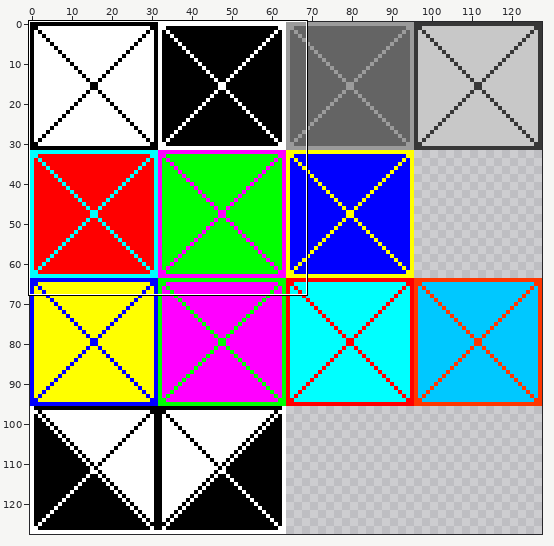
Sprite sheet, stored at art/tileSheet.png. Above: a wide view before the commit, with the close-up outlined.
Close-up. As it was:
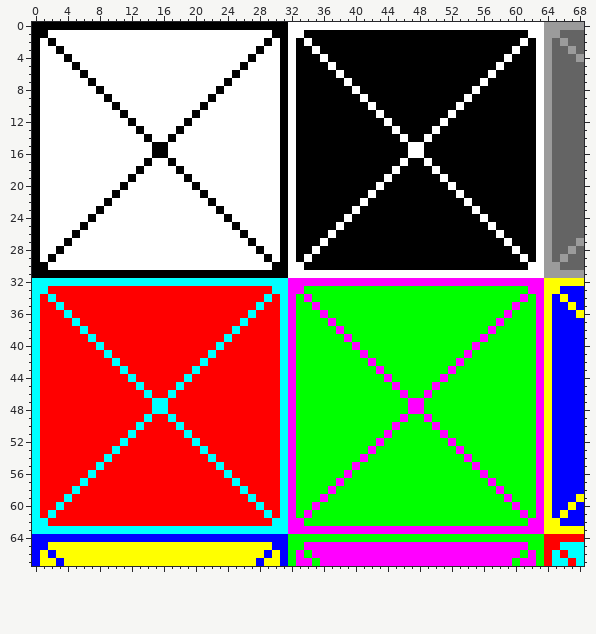
The file is 128x128 pixels. Shown: x 0..68, y 0..67. The commit also changed other parts of the picture, which this record leaves out.
The result:
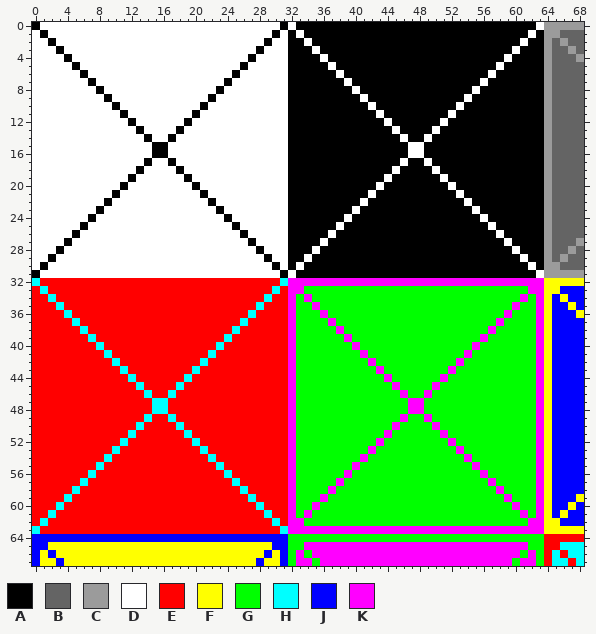
Palette (. is transparent): A #000000  B #646464  C #9b9b9b  D #ffffff  E #ff0000  F #ffff00  G #00ff00  H #00ffff  J #0000ff  K #ff00ff
Diff:
Changed rows in their new state; - is an unchanged pixel.
first column x 0:
 0 -DDDDDDDDDDDDDDDDDDDDDDDDDDDDDD--AAAAAAAAAAAAAAAAAAAAAAAAAAAAAA-
 1 D------------------------------DA------------------------------A
 2 D------------------------------DA------------------------------A
 3 D------------------------------DA------------------------------A
 4 D------------------------------DA------------------------------A
 5 D------------------------------DA------------------------------A
 6 D------------------------------DA------------------------------A
 7 D------------------------------DA------------------------------A
 8 D------------------------------DA------------------------------A
 9 D------------------------------DA------------------------------A
10 D------------------------------DA------------------------------A
11 D------------------------------DA------------------------------A
12 D------------------------------DA------------------------------A
13 D------------------------------DA------------------------------A
14 D------------------------------DA------------------------------A
15 D------------------------------DA------------------------------A
16 D------------------------------DA------------------------------A
17 D------------------------------DA------------------------------A
18 D------------------------------DA------------------------------A
19 D------------------------------DA------------------------------A
20 D------------------------------DA------------------------------A
21 D------------------------------DA------------------------------A
22 D------------------------------DA------------------------------A
23 D------------------------------DA------------------------------A
24 D------------------------------DA------------------------------A
25 D------------------------------DA------------------------------A
26 D------------------------------DA------------------------------A
27 D------------------------------DA------------------------------A
28 D------------------------------DA------------------------------A
29 D------------------------------DA------------------------------A
30 D------------------------------DA------------------------------A
31 -DDDDDDDDDDDDDDDDDDDDDDDDDDDDDD--AAAAAAAAAAAAAAAAAAAAAAAAAAAAAA-
32 -EEEEEEEEEEEEEEEEEEEEEEEEEEEEEE---------------------------------
33 E------------------------------E--------------------------------
34 E------------------------------E--------------------------------
35 E------------------------------E--------------------------------
36 E------------------------------E--------------------------------
37 E------------------------------E--------------------------------
38 E------------------------------E--------------------------------
39 E------------------------------E--------------------------------
40 E------------------------------E--------------------------------
41 E------------------------------E--------------------------------
42 E------------------------------E--------------------------------
43 E------------------------------E--------------------------------
44 E------------------------------E--------------------------------
45 E------------------------------E--------------------------------
46 E------------------------------E--------------------------------
47 E------------------------------E--------------------------------
48 E------------------------------E--------------------------------
49 E------------------------------E--------------------------------
50 E------------------------------E--------------------------------
51 E------------------------------E--------------------------------
52 E------------------------------E--------------------------------
53 E------------------------------E--------------------------------
54 E------------------------------E--------------------------------
55 E------------------------------E--------------------------------
56 E------------------------------E--------------------------------
57 E------------------------------E--------------------------------
58 E------------------------------E--------------------------------
59 E------------------------------E--------------------------------
60 E------------------------------E--------------------------------
61 E------------------------------E--------------------------------
62 E------------------------------E--------------------------------
63 -EEEEEEEEEEEEEEEEEEEEEEEEEEEEEE---------------------------------
